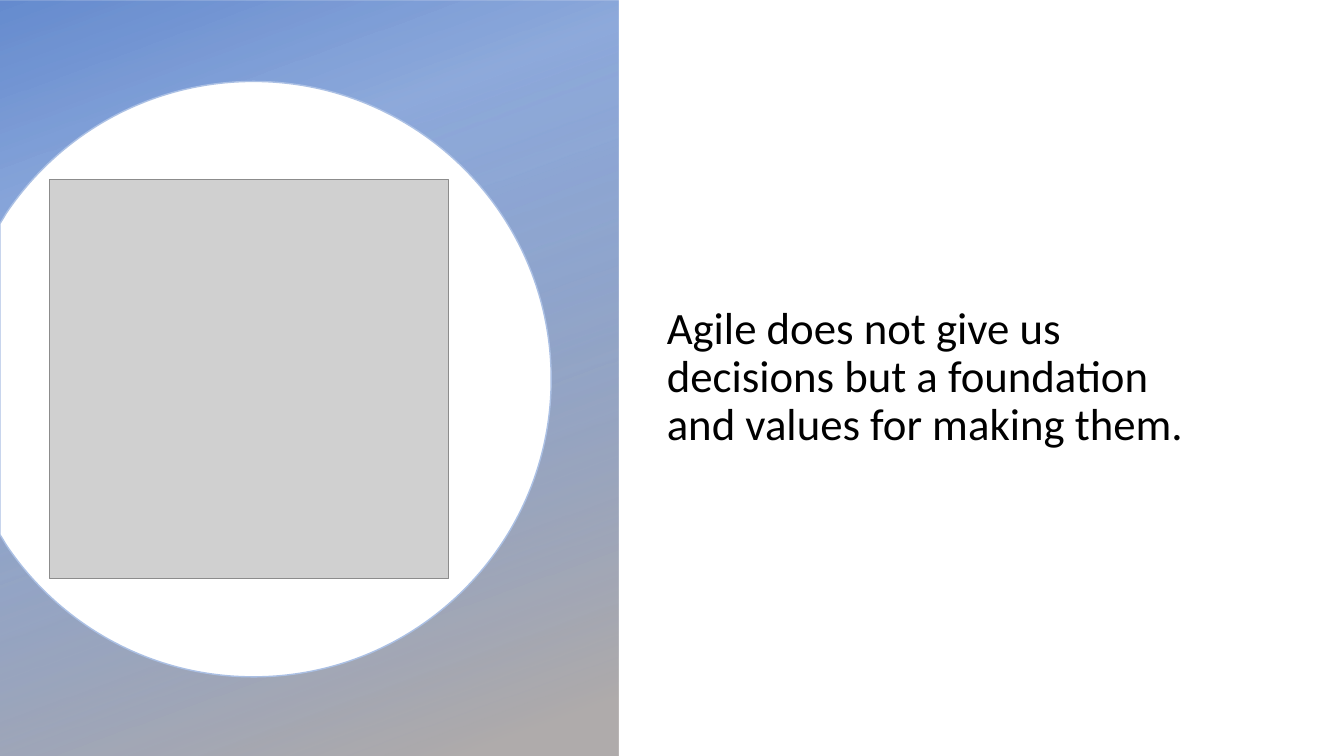
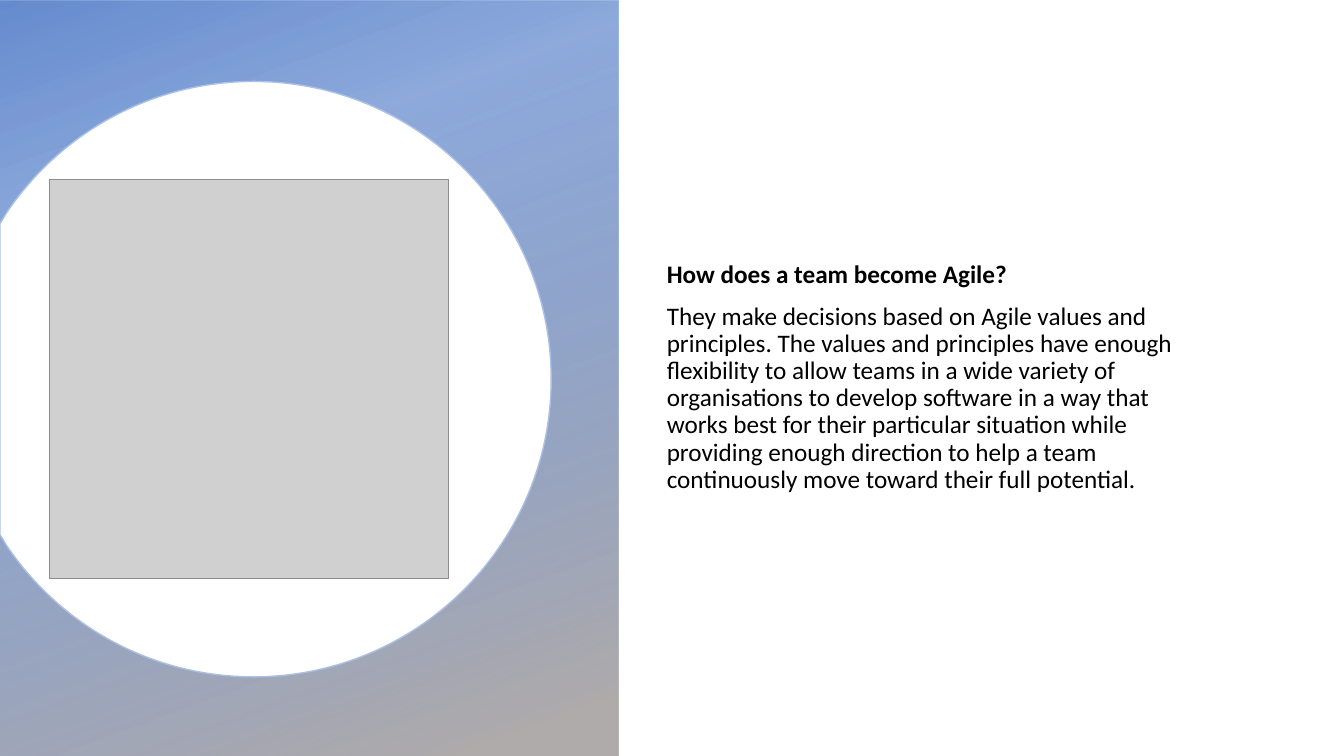
Before and after one commit to eivanovue/Golden-Shoe, a slide deck: slide 9 of AND Digital Presentation.pptx. Drawn at 1344x756 pixels with LibreOffice and Linux fonts; fonts in the diff are those of the drawing; grey boxes stand for pictures; background and template pictures are left out. Boxes give left, top, right and bottom in pixels: in the first picture for what was removed or moved away, otherwise in the second. Text is boxed around its words. In the diff, an @@ line names an element or a change of style, - is before the commit and + after.

```diff
--- a/AND Digital Presentation.pptx
+++ b/AND Digital Presentation.pptx
@@ text at box(667, 265, 1171, 492): text changed; size 32 to 18 pt @@
-Agile does not give us decisions but a foundation and values for making them.
+How does a team become Agile?
+They make decisions based on Agile values and principles. The values and principles have enough flexibility to allow teams in a wide variety of organisations to develop software in a way that works best for their particular situation while providing enough direction to help a team continuously move toward their full potential.
```
Also in this commit, not shown: 3 other slides changed.
